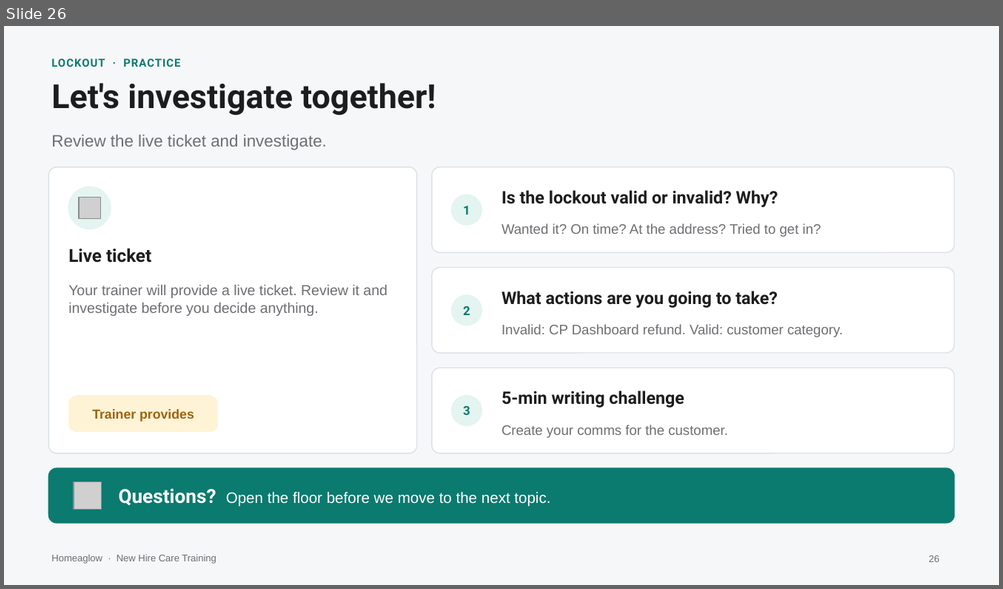
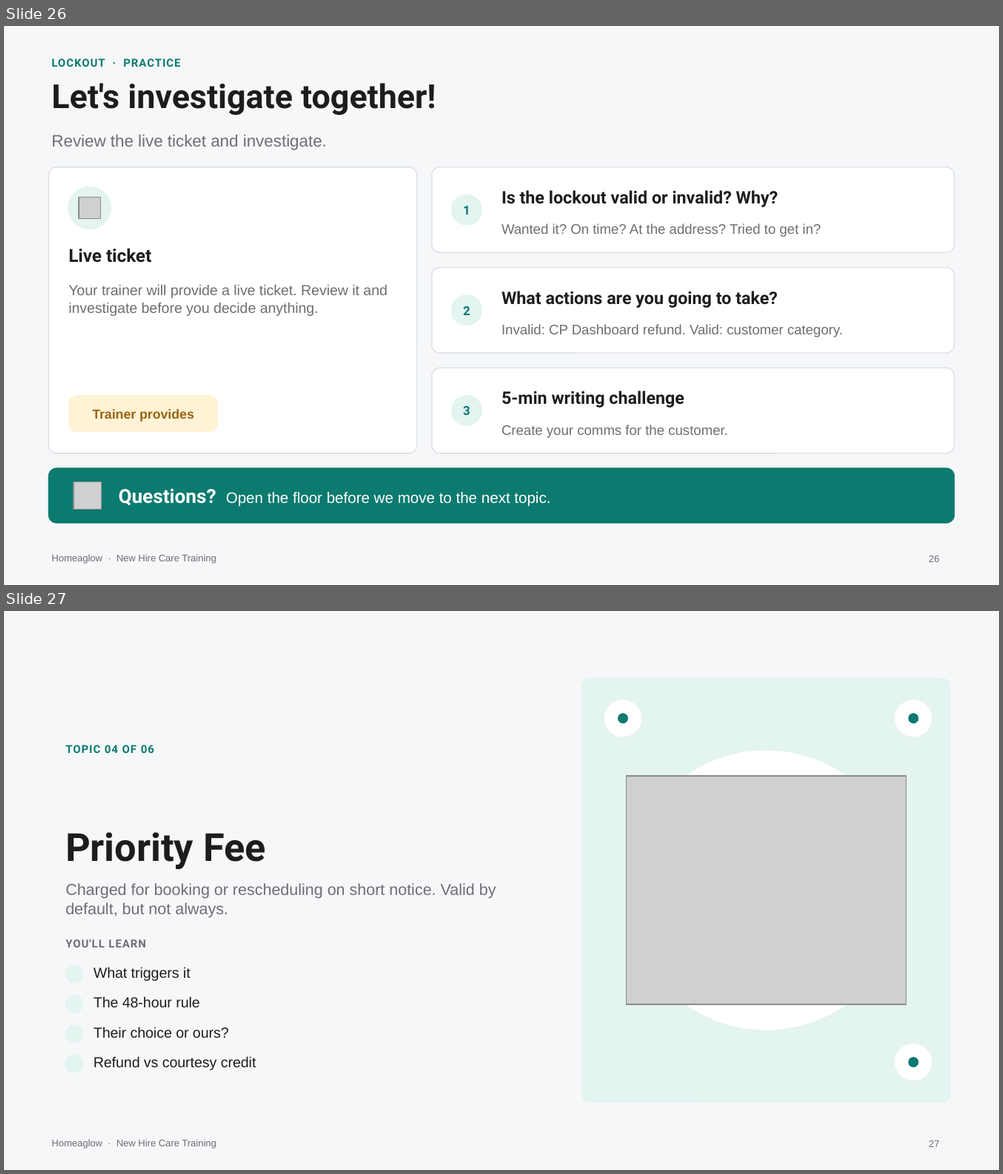
Before and after one commit to anjulimichelle/training, a slide deck: incorrect-info-lmc-lockout/incorrect-info-lmc-lockout.pptx. Shown one above the other, each under a label of ours: slide 26 before the commit, slides 26 and 27 after it. The pictures are 1003x589 and 1003x1174 pixels, drawn with LibreOffice and Linux fonts; fonts in the diff are those of the drawing; grey boxes stand for pictures; background and template pictures are left out. Boxes give left, top, right and bottom in pixels: in the first picture for what was removed or moved away, otherwise in the second. Text is boxed around its words. In the diff, an @@ line names an element or a change of style, - is before the commit and + after.

```diff
--- a/incorrect-info-lmc-lockout/incorrect-info-lmc-lockout.pptx
+++ b/incorrect-info-lmc-lockout/incorrect-info-lmc-lockout.pptx
@@ slide 27 added at box(4, 611, 999, 1170), background #F6F7F9; not listed: 1 template element that a slide beside it also shows @@
@@ rounded rectangle added at box(582, 678, 950, 1102), fill #E3F4F1, outline #E3F4F1 0.75 pt @@
@@ ellipse added at box(605, 701, 640, 736), fill #FFFFFF, outline #FFFFFF 1 pt @@
@@ ellipse added at box(617, 713, 626, 723), fill #0B7A6F, outline #0B7A6F 1 pt @@
@@ ellipse added at box(895, 701, 931, 736), fill #FFFFFF, outline #FFFFFF 1 pt @@
@@ ellipse added at box(909, 713, 918, 723), fill #0B7A6F, outline #0B7A6F 1 pt @@
@@ text added at box(65, 745, 154, 753), 8 pt, text #0B7A6F, bold @@
+TOPIC 04 OF 06
@@ ellipse added at box(626, 752, 905, 1030), fill #FFFFFF, outline #FFFFFF 1 pt @@
@@ picture added at box(626, 776, 905, 1005) @@
@@ text added at box(65, 832, 266, 869), 28 pt, text #1D1D1F, bold @@
+Priority Fee
@@ text added at box(65, 883, 496, 918), 11.5 pt, text #6E6E73 @@
+Charged for booking or rescheduling on short notice. Valid by default, but not always.
@@ text added at box(65, 940, 145, 948), 8 pt, text #6E6E73, bold @@
+YOU'LL LEARN
@@ ellipse added at box(65, 966, 82, 983), fill #E3F4F1, outline #E3F4F1 1 pt @@
@@ text added at box(94, 967, 190, 981), 10.5 pt, text #1D1D1F @@
+What triggers it
@@ ellipse added at box(65, 996, 82, 1013), fill #E3F4F1, outline #E3F4F1 1 pt @@
@@ text added at box(94, 997, 200, 1008), 10.5 pt, text #1D1D1F @@
+The 48-hour rule
@@ ellipse added at box(65, 1025, 82, 1042), fill #E3F4F1, outline #E3F4F1 1 pt @@
@@ text added at box(94, 1027, 229, 1039), 10.5 pt, text #1D1D1F @@
+Their choice or ours?
@@ ellipse added at box(895, 1045, 931, 1080), fill #FFFFFF, outline #FFFFFF 1 pt @@
@@ ellipse added at box(65, 1056, 82, 1073), fill #E3F4F1, outline #E3F4F1 1 pt @@
@@ text added at box(94, 1056, 256, 1071), 10.5 pt, text #1D1D1F @@
+Refund vs courtesy credit
@@ ellipse added at box(909, 1059, 918, 1068), fill #0B7A6F, outline #0B7A6F 1 pt @@
@@ page number added at box(928, 1141, 939, 1147), 7 pt, text #6E6E73 @@
+27
```
Also in this commit, not shown: 6 slides changed, 19 other slides added, 5 other files.
